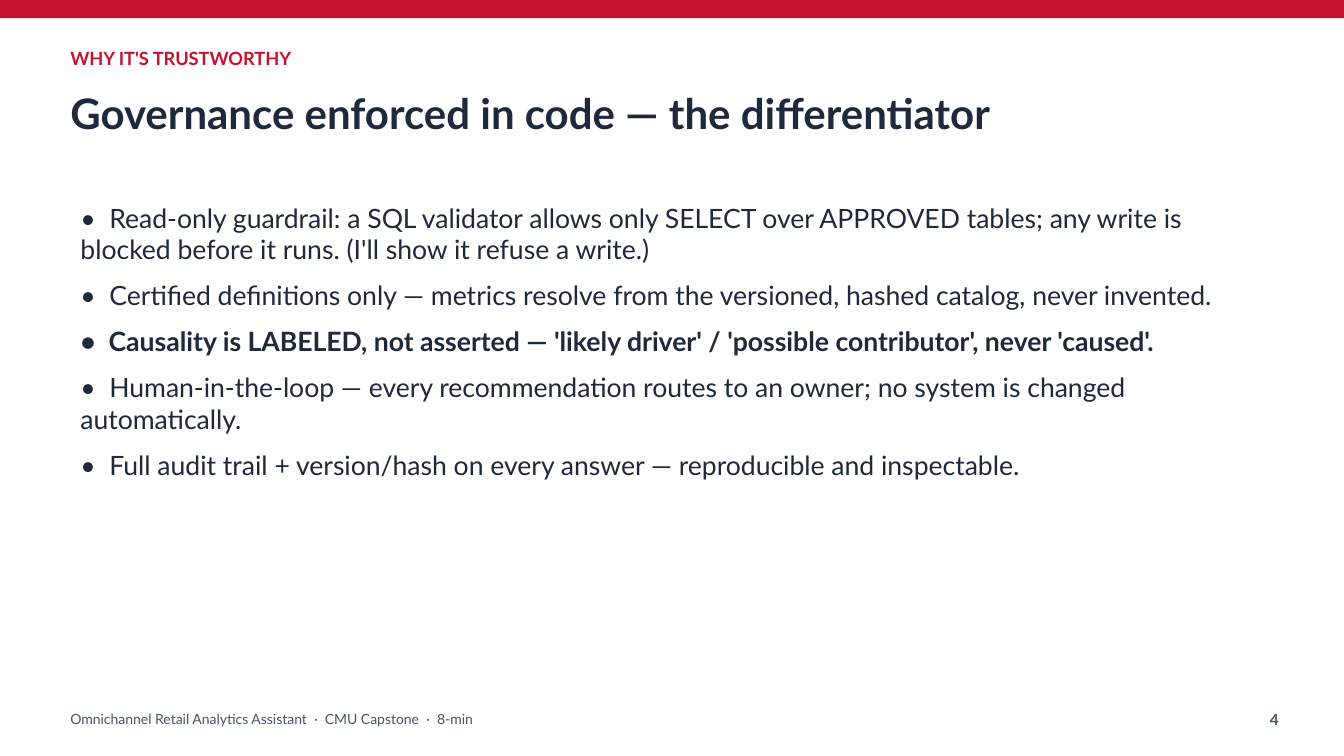
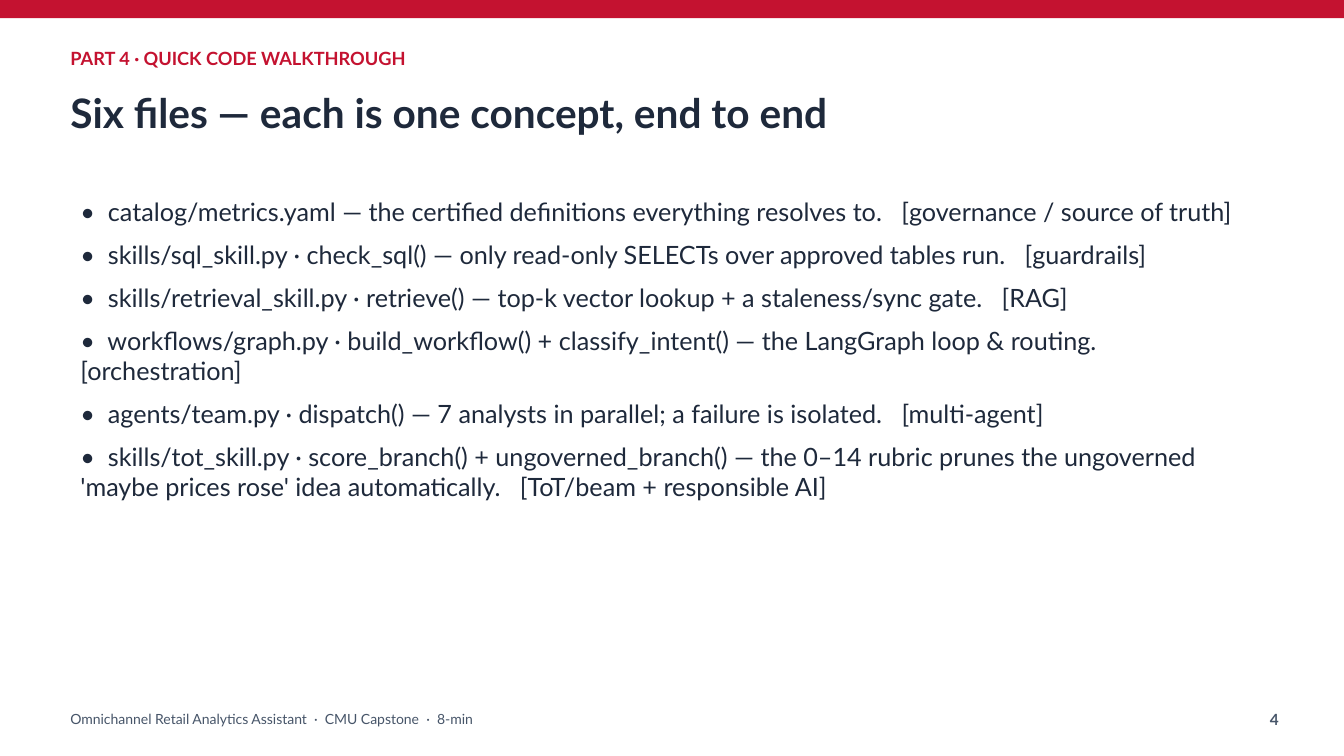
Before and after one commit to hreddy99/omnichannel-retail-analytics-assistant, a slide deck: slide 4 of presentation/Omnichannel_8min.pptx. Drawn at 1344x756 pixels with LibreOffice and Linux fonts; fonts in the diff are those of the drawing. Boxes give left, top, right and bottom in pixels: in the first picture for what was removed or moved away, otherwise in the second. Text is boxed around its words. In the diff, an @@ line names an element or a change of style, - is before the commit and + after.

```diff
--- a/presentation/Omnichannel_8min.pptx
+++ b/presentation/Omnichannel_8min.pptx
@@ text at (70, 51, 406, 68): text changed @@
-WHY IT'S TRUSTWORTHY
+PART 4 · QUICK CODE WALKTHROUGH
@@ text at (70, 97, 828, 135): text changed; size 30 to 29 pt @@
-Governance enforced in code — the differentiator
+Six files — each is one concept, end to end
@@ text at (80, 201, 1231, 501): text changed; size 19 to 18 pt @@
-• Read-only guardrail: a SQL validator allows only SELECT over APPROVED tables; any write is blocked before it runs. (I'll show it refuse a write.)
-• Certified definitions only — metrics resolve from the versioned, hashed catalog, never invented.
-• Causality is LABELED, not asserted — 'likely driver' / 'possible contributor', never 'caused'.
-• Human-in-the-loop — every recommendation routes to an owner; no system is changed automatically.
-• Full audit trail + version/hash on every answer — reproducible and inspectable.
+• catalog/metrics.yaml — the certified definitions everything resolves to. [governance / source of truth]
+• skills/sql_skill.py · check_sql() — only read-only SELECTs over approved tables run. [guardrails]
+• skills/retrieval_skill.py · retrieve() — top-k vector lookup + a staleness/sync gate. [RAG]
+• workflows/graph.py · build_workflow() + classify_intent() — the LangGraph loop & routing. [orchestration]
+• agents/team.py · dispatch() — 7 analysts in parallel; a failure is isolated. [multi-agent]
+• skills/tot_skill.py · score_branch() + ungoverned_branch() — the 0–14 rubric prunes the ungoverned 'maybe prices rose' idea automatically. [ToT/beam + responsible AI]
```
Also in this commit, not shown: 4 other slides changed, 2 slides removed, 2 other files.
